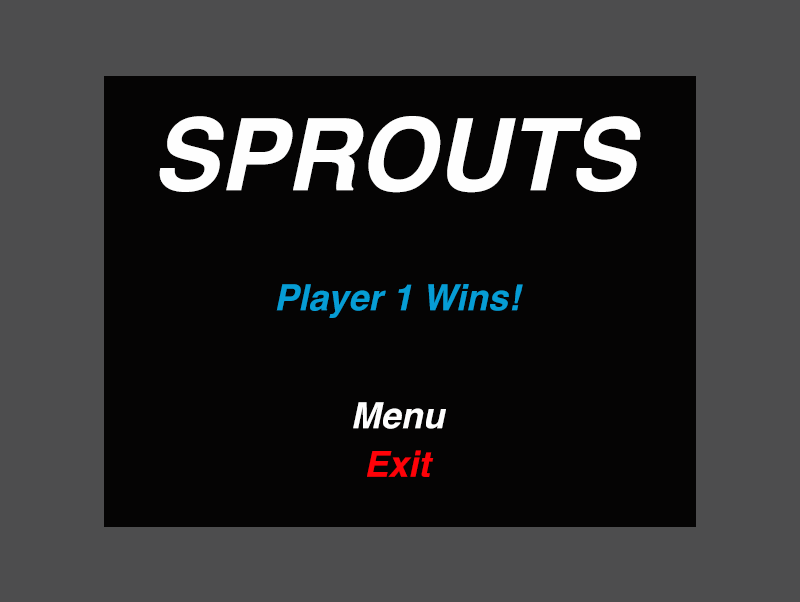
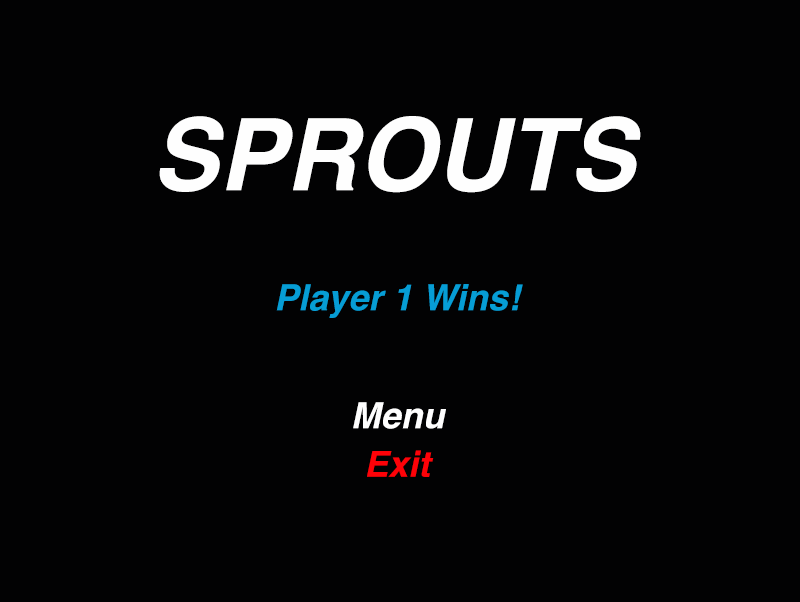
Two versions of the same layered image (800 x 602). Layer-by-layer changes:
removed layer "Layer 2" over [104, 76, 696, 527]
"Layer 1": opacity 70% → 100% over [0, 0, 800, 602]
